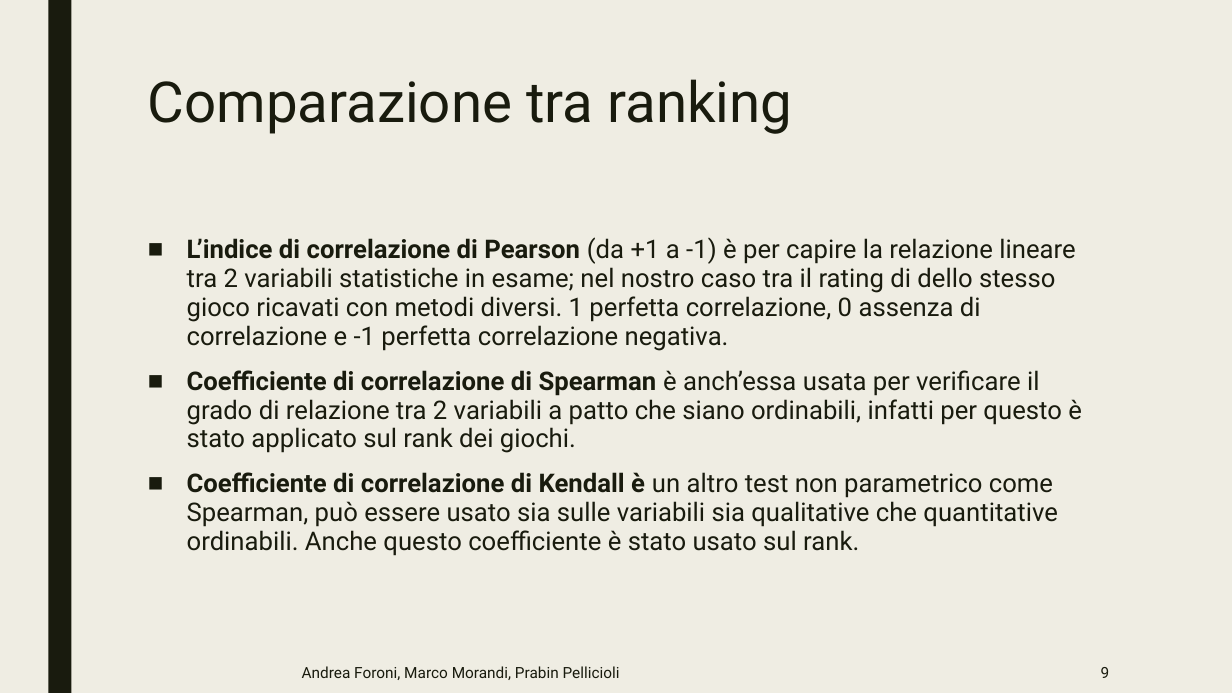
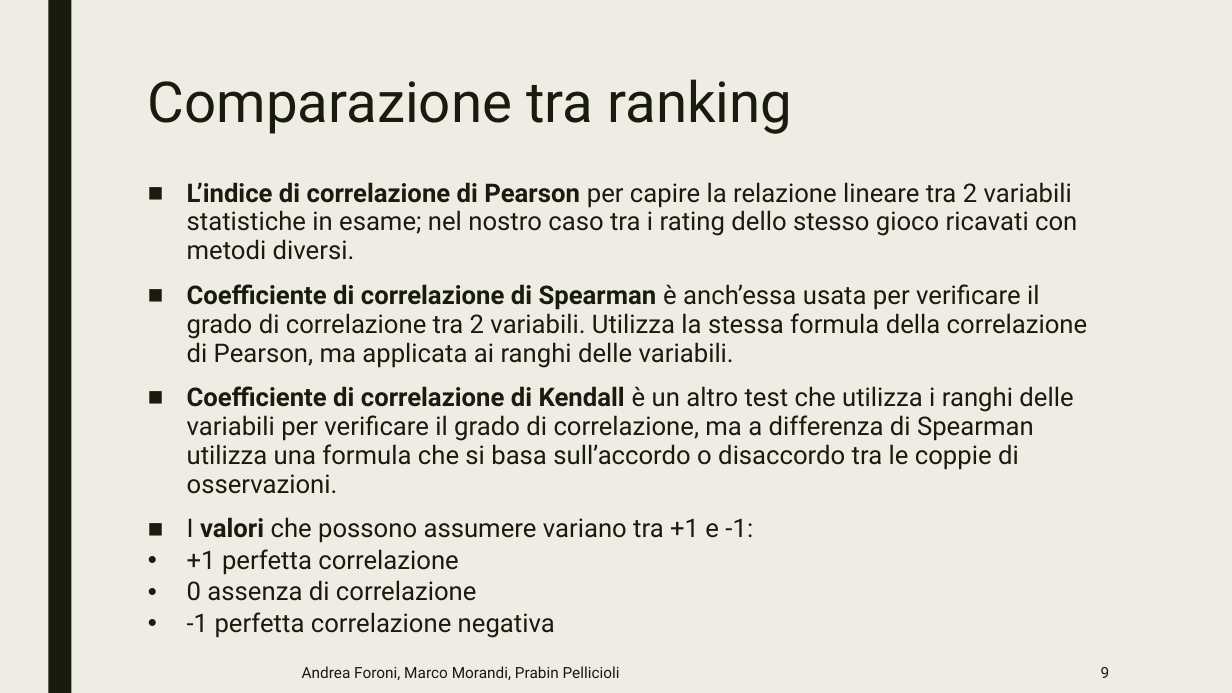
Before and after one commit to Praiban/Boardgamegeek, a slide deck: slide 9 of presentazione.pptx. Drawn at 1232x693 pixels with LibreOffice and Linux fonts; fonts in the diff are those of the drawing. Boxes give left, top, right and bottom in pixels: in the first picture for what was removed or moved away, otherwise in the second. Text is boxed around its words. In the diff, an @@ line names an element or a change of style, - is before the commit and + after.

```diff
--- a/presentazione.pptx
+++ b/presentazione.pptx
@@ text at bbox=[187, 182, 1088, 638]: text changed @@
-■ L’indice di correlazione di Pearson (da +1 a -1) è per capire la relazione lineare tra 2 variabili statistiche in esame; nel nostro caso tra il rating di dello stesso gioco ricavati con metodi diversi. 1 perfetta correlazione, 0 assenza di correlazione e -1 perfetta correlazione negativa.
-■ Coefficiente di correlazione di Spearman è anch’essa usata per verificare il grado di relazione tra 2 variabili a patto che siano ordinabili, infatti per questo è stato applicato sul rank dei giochi.
-■ Coefficiente di correlazione di Kendall è un altro test non parametrico come Spearman, può essere usato sia sulle variabili sia qualitative che quantitative ordinabili. Anche questo coefficiente è stato usato sul rank.
+■ L’indice di correlazione di Pearson per capire la relazione lineare tra 2 variabili statistiche in esame; nel nostro caso tra i rating dello stesso gioco ricavati con metodi diversi.
+■ Coefficiente di correlazione di Spearman è anch’essa usata per verificare il grado di correlazione tra 2 variabili. Utilizza la stessa formula della correlazione di Pearson, ma applicata ai ranghi delle variabili.
+■ Coefficiente di correlazione di Kendall è un altro test che utilizza i ranghi delle variabili per verificare il grado di correlazione, ma a differenza di Spearman utilizza una formula che si basa sull’accordo o disaccordo tra le coppie di osservazioni.
+■ I valori che possono assumere variano tra +1 e -1:
+• +1 perfetta correlazione
+• 0 assenza di correlazione
+• -1 perfetta correlazione negativa
```
Also in this commit, not shown: 9 other slides changed.
